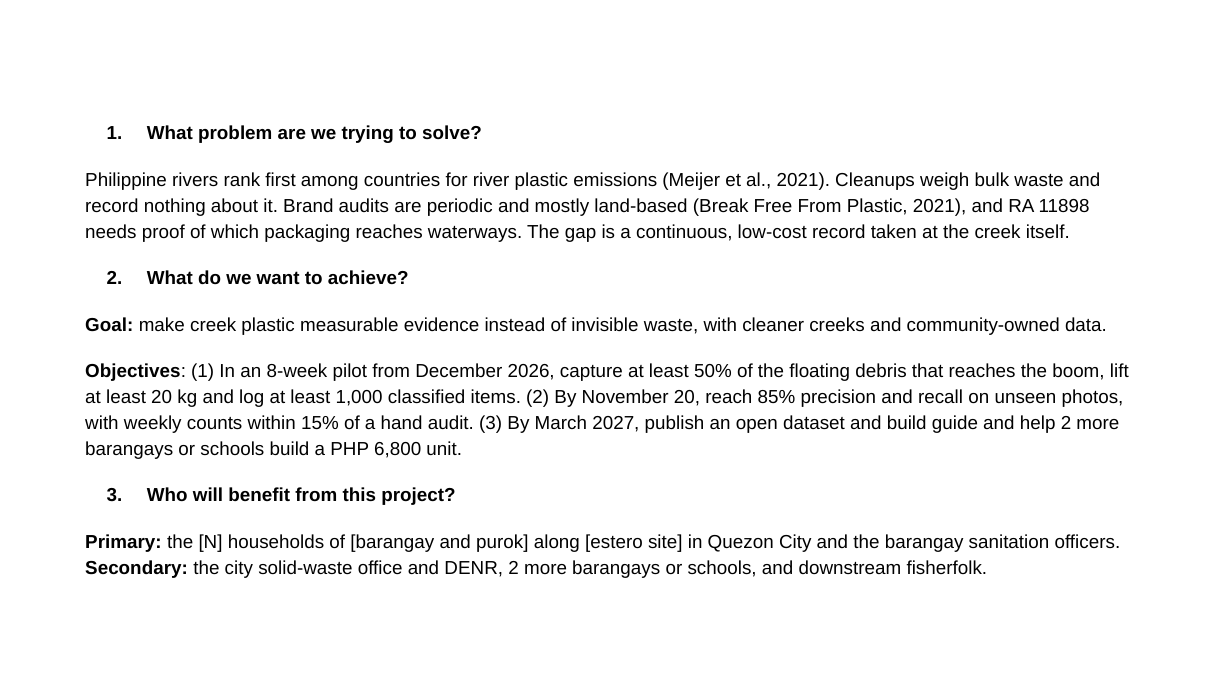
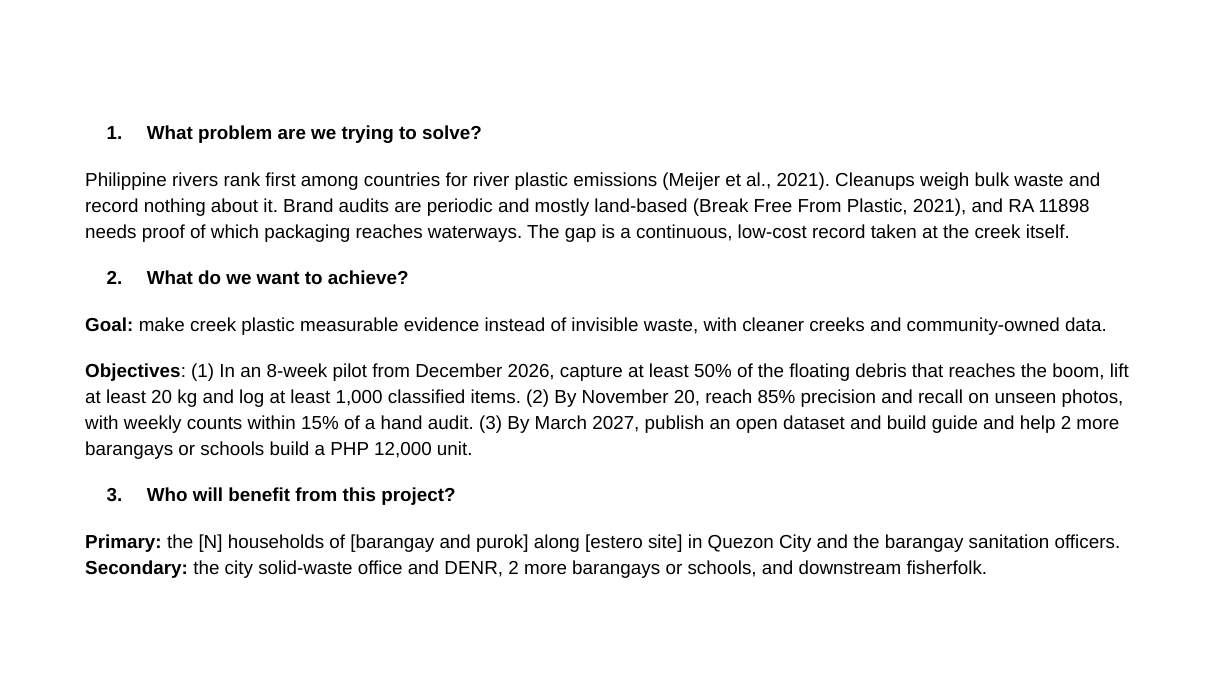
Before and after one commit to tmommu/research, a slide deck: slide 2 of sft_entry/SAGIP_SFT2026_Entry_PPT.pptx. Drawn at 1232x693 pixels with LibreOffice and Linux fonts; fonts in the diff are those of the drawing; background and template pictures are left out. Boxes give left, top, right and bottom in pixels: in the first picture for what was removed or moved away, otherwise in the second. Text is boxed around its words. In the diff, an @@ line names an element or a change of style, - is before the commit and + after.

```diff
--- a/sft_entry/SAGIP_SFT2026_Entry_PPT.pptx
+++ b/sft_entry/SAGIP_SFT2026_Entry_PPT.pptx
@@ text at [85,363,1129,459]: text changed @@
-Objectives: (1) In an 8-week pilot from December 2026, capture at least 50% of the floating debris that reaches the boom, lift at least 20 kg and log at least 1,000 classified items. (2) By November 20, reach 85% precision and recall on unseen photos, with weekly counts within 15% of a hand audit. (3) By March 2027, publish an open dataset and build guide and help 2 more barangays or schools build a PHP 6,800 unit.
+Objectives: (1) In an 8-week pilot from December 2026, capture at least 50% of the floating debris that reaches the boom, lift at least 20 kg and log at least 1,000 classified items. (2) By November 20, reach 85% precision and recall on unseen photos, with weekly counts within 15% of a hand audit. (3) By March 2027, publish an open dataset and build guide and help 2 more barangays or schools build a PHP 12,000 unit.
```
Also in this commit, not shown: 5 other slides changed, 16 other files.
